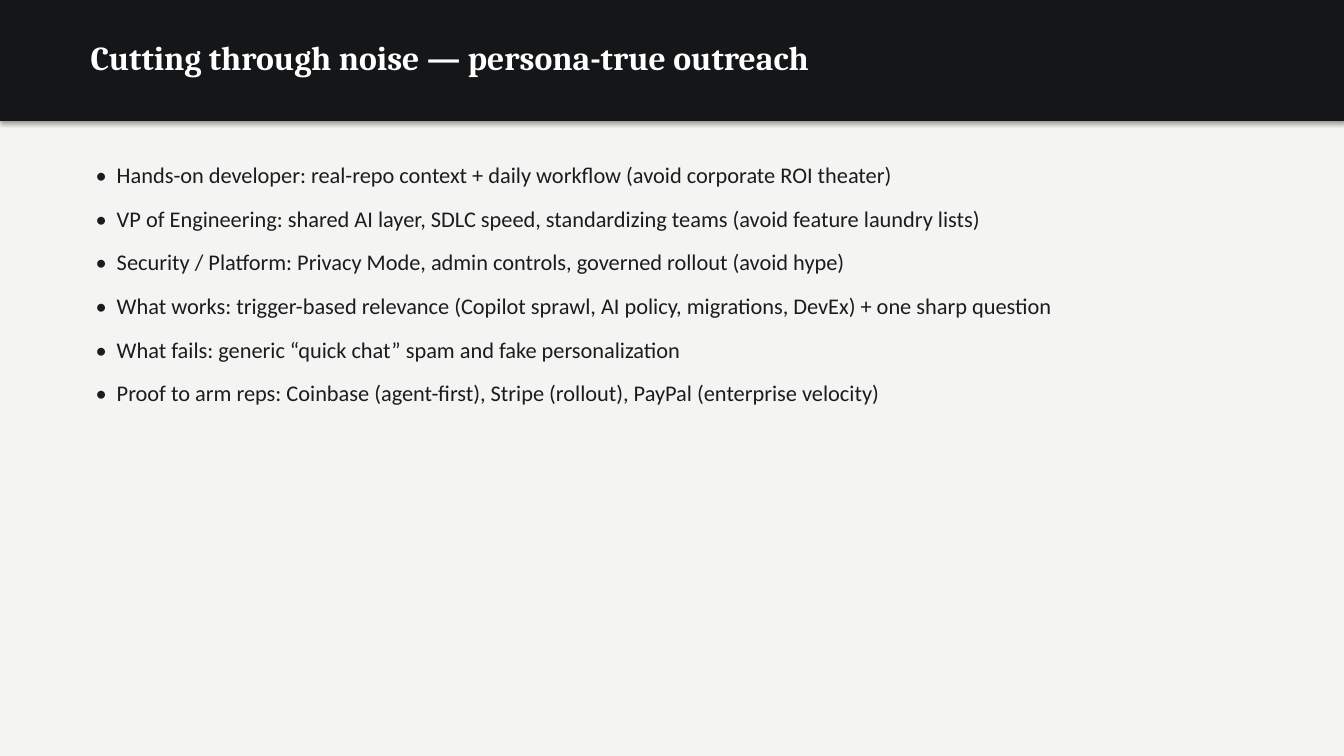
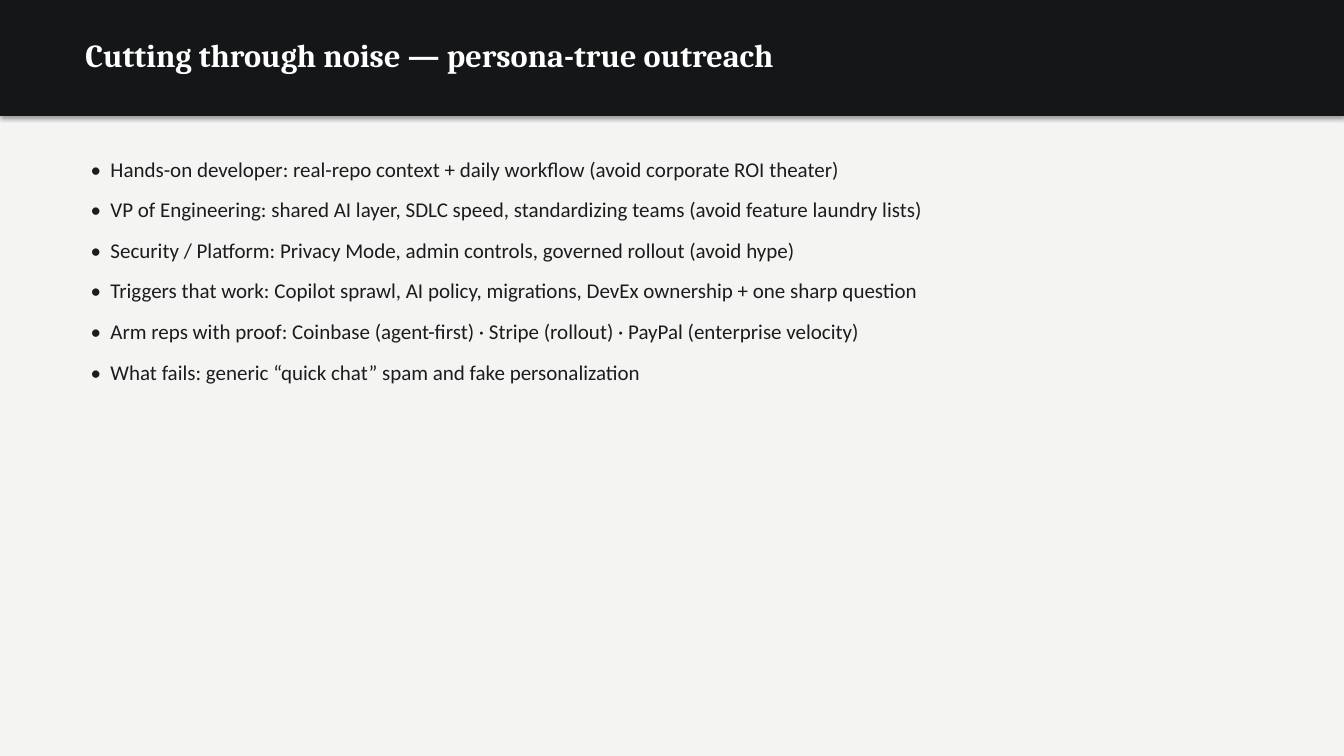
Before and after one commit to dempseli01-stack/lindsey, a slide deck: slide 18 of Lindsey_Presentation.pptx. Drawn at 1344x756 pixels with LibreOffice and Linux fonts; fonts in the diff are those of the drawing. Boxes give left, top, right and bottom in pixels: in the first picture for what was removed or moved away, otherwise in the second. Text is boxed around its words. In the diff, an @@ line names an element or a change of style, - is before the commit and + after.

```diff
--- a/Lindsey_Presentation.pptx
+++ b/Lindsey_Presentation.pptx
@@ rectangle: place and size @@
-rectangle at (0,0,1344,121)
+rectangle at (0,0,1344,116)
@@ text "Cutting through noise — persona-true ..." at (85,44,774,74): size 24 to 23 pt @@
@@ text at (110,162,921,384): size 16 to 15 pt in "• Hands-on developer: real-repo context + daily ...", "• VP of Engineering: shared AI layer, ...", "• Security / Platform: Privacy Mode, admin ...", "• What fails: generic “quick chat” spam ..."; less space between paragraphs @@
@@ text at (110,283,916,343): text changed; size 16 to 15 pt @@
-• What works: trigger-based relevance (Copilot sprawl, AI policy, migrations, DevEx) + one sharp question
+• Triggers that work: Copilot sprawl, AI policy, migrations, DevEx ownership + one sharp question
+• Arm reps with proof: Coinbase (agent-first) · Stripe (rollout) · PayPal (enterprise velocity)
@@ text at (117,385,879,405): paragraph removed @@
-• Proof to arm reps: Coinbase (agent-first), Stripe (rollout), PayPal (enterprise velocity)
```
Also in this commit, not shown: 20 other slides changed, 3 other files.
